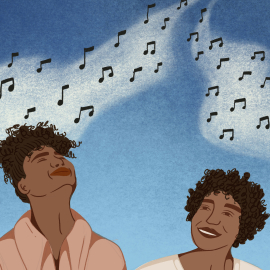
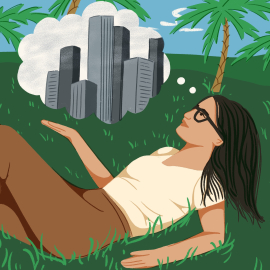
Revision of a layered w=270, h=270 image; what changed, layer by layer:
added layer "Layer 8" above "Layer 7" over [0, 0, 270, 270]
added layer "Layer 7" above "Layer 6" over [0, 0, 270, 270]
added layer "Layer 6" above "Layer 5" over [0, 0, 270, 270]
